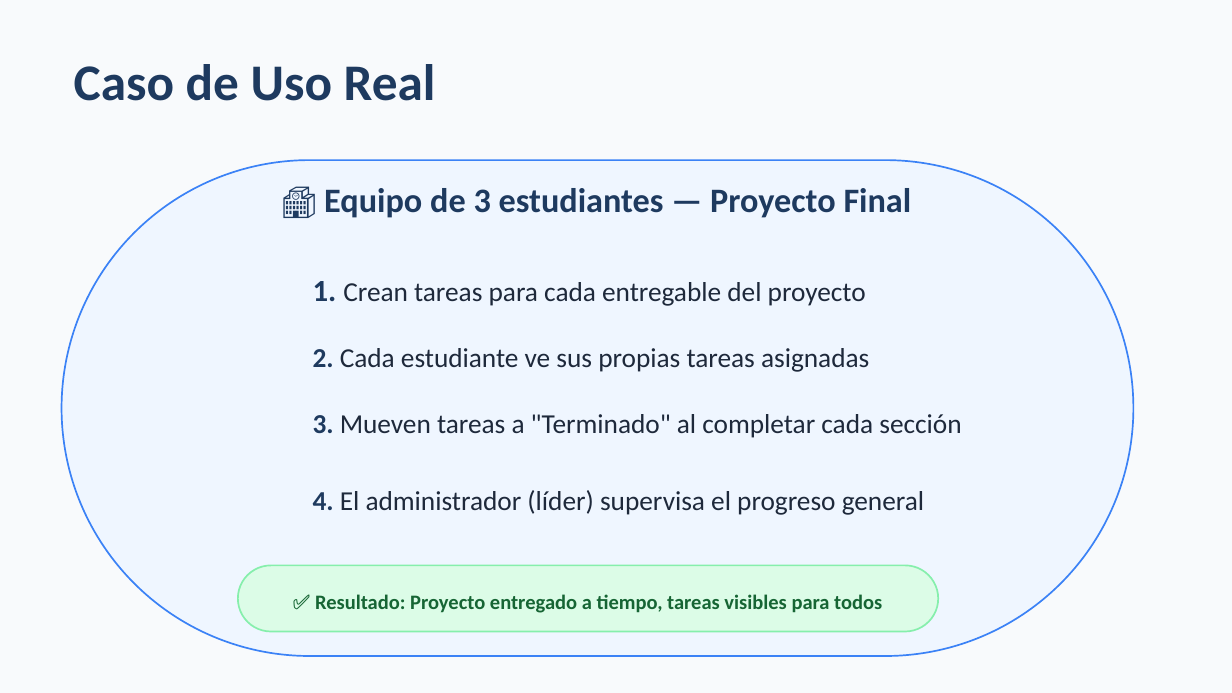
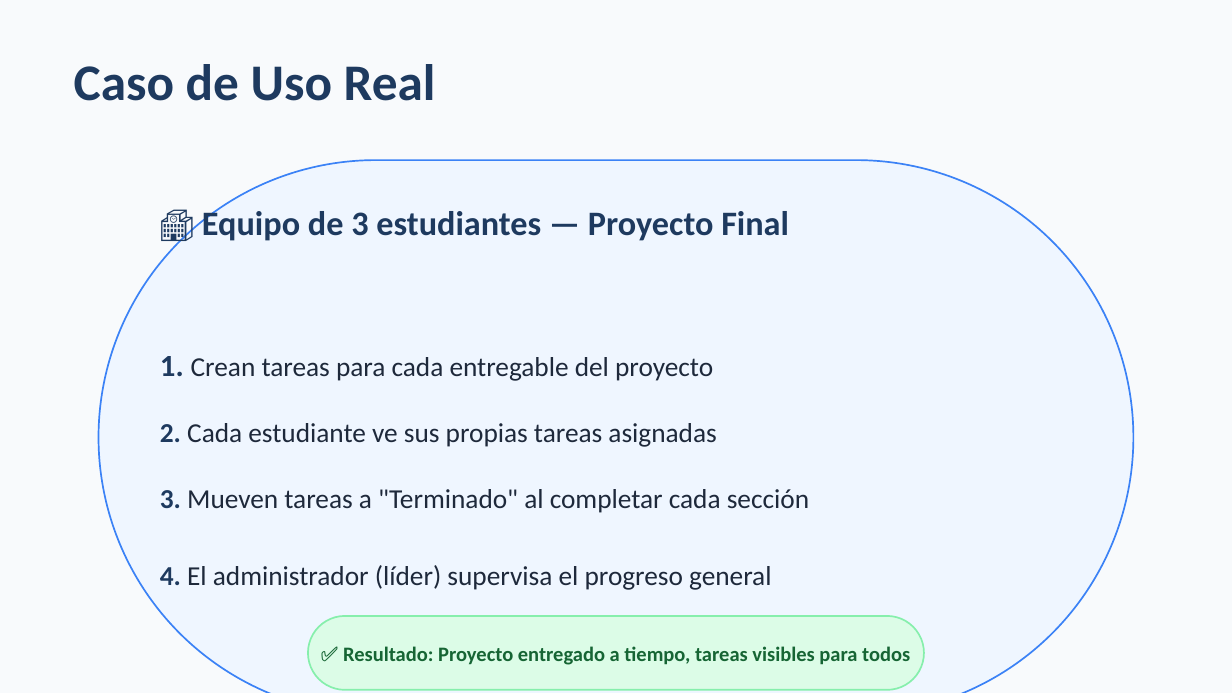
Before and after one commit to jjtddiaz-a11y/taskflow-kanban, a slide deck: slide 7 of Documentacion/06 - Presentacion Final con Demo.pptx. Drawn at 1232x693 pixels with LibreOffice and Linux fonts; fonts in the diff are those of the drawing. Boxes give left, top, right and bottom in pixels: in the first picture for what was removed or moved away, otherwise in the second. Text is boxed around its words. In the diff, an @@ line names an element or a change of style, - is before the commit and + after.

```diff
--- a/Documentacion/06 - Presentacion Final con Demo.pptx
+++ b/Documentacion/06 - Presentacion Final con Demo.pptx
@@ rounded rectangle: place and size @@
-rounded rectangle at <box>62,160,1133,657</box>
+rounded rectangle at <box>99,160,1133,693</box>
@@ text "🏫 Equipo de 3 estudiantes ..." rewrapped from <box>324,188,912,218</box> to <box>202,207,789,241</box> @@
@@ text "1. Crean tareas para cada ...": place and size @@
-text "1. Crean tareas para cada ..." at <box>313,281,961,515</box>
+text "1. Crean tareas para cada ..." at <box>160,356,809,590</box>
@@ text "✅ Resultado: Proyecto entregado a ...": place and size @@
-text "✅ Resultado: Proyecto entregado a ..." at <box>315,594,882,613</box>
+text "✅ Resultado: Proyecto entregado a ..." at <box>343,646,910,665</box>
@@ rounded rectangle: place and size @@
-rounded rectangle at <box>238,565,938,632</box>
+rounded rectangle at <box>308,616,924,690</box>
```
Also in this commit, not shown: 4 other slides changed, 8 other files.
